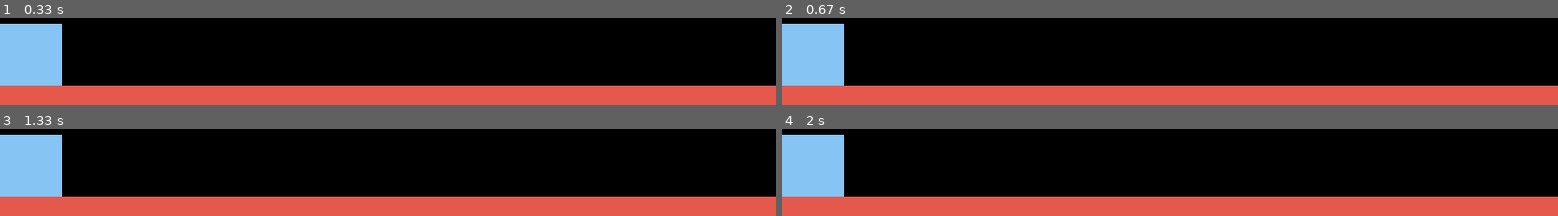
Above: before the commit, frames 1-4 (two rows, left to right).
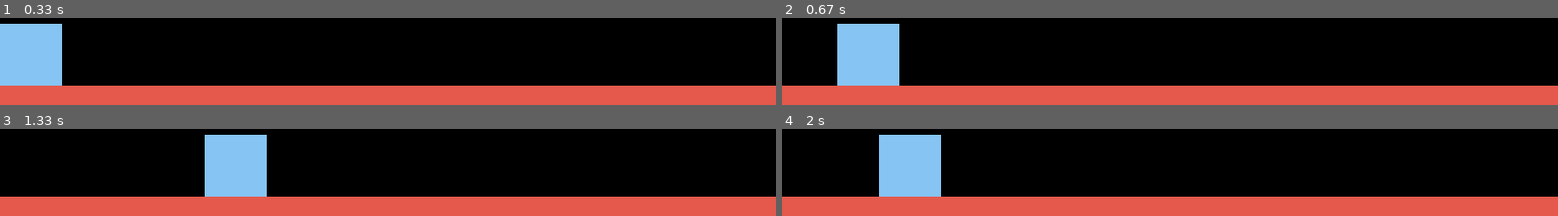
Above: after the commit, the same moments.

Repository: Adit-Vij/Simple-pygame-platformer
Game: pygame game, started from Src/Scripts/MainWindow.py
Same seed, same stepped clock (60 frames per second), same inputs: the game is played once before the commit and once after it.
Inputs:
- Up to frame 1 (0.33 s): no input
- Up to frame 2 (0.67 s): hold D from 0.33 s (still down)
- Up to frame 3 (1.33 s): release D at 0.8 s; hold D 0.83-1.3 s
- Up to frame 4 (2 s): hold A 1.33-1.87 s; hold A from 1.9 s (still down)

Frame 1 is identical in both runs. In frame 2, 10% of the frame differs, in the area x 0-16%, y 6-78%; in frame 3, 11%, in the area x 0-35%, y 6-78%; in frame 4, 11%.

Commit message:
Defined basic movement logic in the Player.py, minor changes  in  Platform.py

Diff:
--- a/Src/Scripts/MainWindow.py
+++ b/Src/Scripts/MainWindow.py
@@ -4,8 +4,6 @@
 from Platform import Platform
 
 pygame.init()
-
-vector =pygame.math.Vector2
 
 WIDTH = 800
 HEIGHT = 600
@@ -19,11 +17,9 @@
 
 #Initialize player
 player = Player(0, HEIGHT-20, 64, 64)
-player.pos = vector((10,385))
-player.vel = vector(0,0)
-player.acc = vector(0,0)
+
 #Initialize floor
-floor = Platform(WIDTH, HEIGHT, WIDTH, 20)
+floor = Platform(0, HEIGHT-20, WIDTH, 20)
 
 #Create Sprite Group
 all_sprites = pygame.sprite.Group()
@@ -36,9 +32,12 @@
             pygame.quit()
             sys.exit()
     displayWindow.fill((0,0,0))
+    player.move(ACCELERATION, FRICTION, WIDTH)
 
     for entity in all_sprites:
+
         displayWindow.blit(entity.surface, entity.rectangle)
+
 
     pygame.display.update()
     FramesPerSecond.tick(FPS)
--- a/Src/Scripts/Platform.py
+++ b/Src/Scripts/Platform.py
@@ -5,4 +5,4 @@
         super().__init__()
         self.surface = pygame.Surface((w,h))
         self.surface.fill((228, 89, 76))
-        self.rectangle = self.surface.get_rect(center = (x-(w/2),y-(h/2)))
+        self.rectangle = self.surface.get_rect(topleft = (x,y))
--- a/Src/Scripts/Player.py
+++ b/Src/Scripts/Player.py
@@ -3,9 +3,26 @@
 class Player (pygame.sprite.Sprite):
     def __init__(self,x: int,y: int, w: int, h: int):
         super().__init__()
+        self.vector =pygame.math.Vector2
         self.surface = pygame.Surface((w,h))
         self.surface.fill((134, 196, 243))
-        self.rectangle = self.surface.get_rect(center = ((x+(w/2),y-(h/2))))
-        self.pos = None
-        self.vel = None
-        self.acc = None
+        self.rectangle = self.surface.get_rect(topleft = (x,y))
+        self.pos = self.vector(x+(w/2),y)
+        self.vel = self.vector(0, 0)
+        self.acc = self.vector(0, 0)
+
+    def move(self, accelaration, friction, screen_width):
+        self.acc = self.vector(0, 0)
+
+        pressed_key = pygame.key.get_pressed()
+        if pressed_key[pygame.K_a]:
+            self.acc.x = -accelaration
+        if pressed_key[pygame.K_d]:
+            self.acc.x = accelaration
+
+        self.acc.x += self.vel.x * friction
+        self.vel += self.acc
+        self.pos += self.vel + 0.5 * self.acc
+
+
+        self.rectangle.midbottom = self.pos
